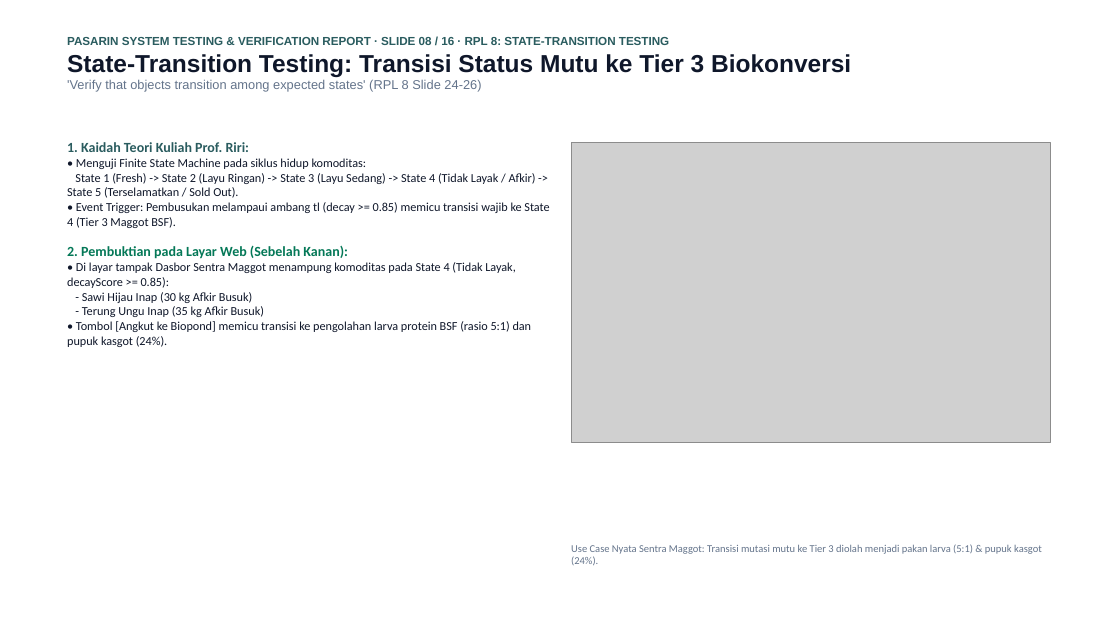
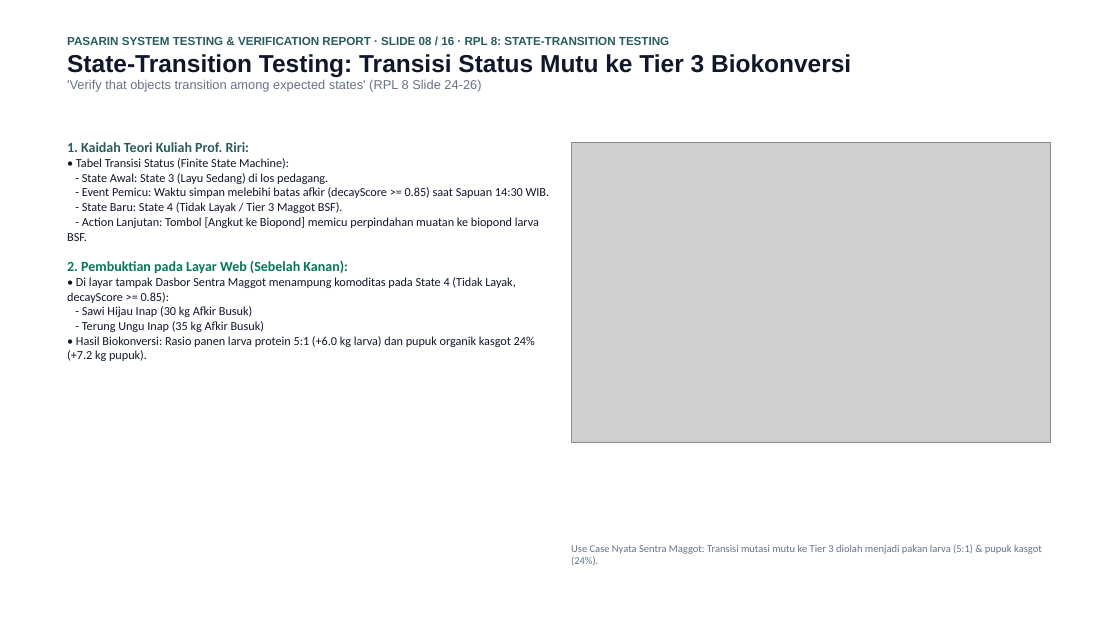
Before and after one commit to mrshlaf/pasarin, a slide deck: slide 8 of LAPORAN_PENGUJIAN_DAN_VERIFIKASI_SISTEM_PASARIN.pptx. Drawn at 1120x630 pixels with LibreOffice and Linux fonts; fonts in the diff are those of the drawing; grey boxes stand for pictures. Boxes give left, top, right and bottom in pixels: in the first picture for what was removed or moved away, otherwise in the second. Text is boxed around its words. In the diff, an @@ line names an element or a change of style, - is before the commit and + after.

```diff
--- a/LAPORAN_PENGUJIAN_DAN_VERIFIKASI_SISTEM_PASARIN.pptx
+++ b/LAPORAN_PENGUJIAN_DAN_VERIFIKASI_SISTEM_PASARIN.pptx
@@ text at [67, 158, 550, 241]: text changed @@
-• Menguji Finite State Machine pada siklus hidup komoditas:
-State 1 (Fresh) -> State 2 (Layu Ringan) -> State 3 (Layu Sedang) -> State 4 (Tidak Layak / Afkir) -> State 5 (Terselamatkan / Sold Out).
-• Event Trigger: Pembusukan melampaui ambang tl (decay >= 0.85) memicu transisi wajib ke State 4 (Tier 3 Maggot BSF).
+• Tabel Transisi Status (Finite State Machine):
+- State Awal: State 3 (Layu Sedang) di los pedagang.
+- Event Pemicu: Waktu simpan melebihi batas afkir (decayScore >= 0.85) saat Sapuan 14:30 WIB.
+- State Baru: State 4 (Tidak Layak / Tier 3 Maggot BSF).
+- Action Lanjutan: Tombol [Angkut ke Biopond] memicu perpindahan muatan ke biopond larva BSF.
@@ text at [67, 277, 535, 361]: text changed @@
-• Di layar tampak Dasbor Sentra Maggot menampung komoditas pada State 4 (Tidak Layak, decayScore >= 0.85):
-- Sawi Hijau Inap (30 kg Afkir Busuk)
-- Terung Ungu Inap (35 kg Afkir Busuk)
-• Tombol [Angkut ke Biopond] memicu transisi ke pengolahan larva protein BSF (rasio 5:1) dan pupuk kasgot (24%).
+• Di layar tampak Dasbor Sentra Maggot menampung komoditas pada State 4 (Tidak Layak, decayScore >= 0.85):
+- Sawi Hijau Inap (30 kg Afkir Busuk)
+- Terung Ungu Inap (35 kg Afkir Busuk)
+• Hasil Biokonversi: Rasio panen larva protein 5:1 (+6.0 kg larva) dan pupuk organik kasgot 24% (+7.2 kg pupuk).
```
Also in this commit, not shown: 10 other slides changed, 2 other files.
